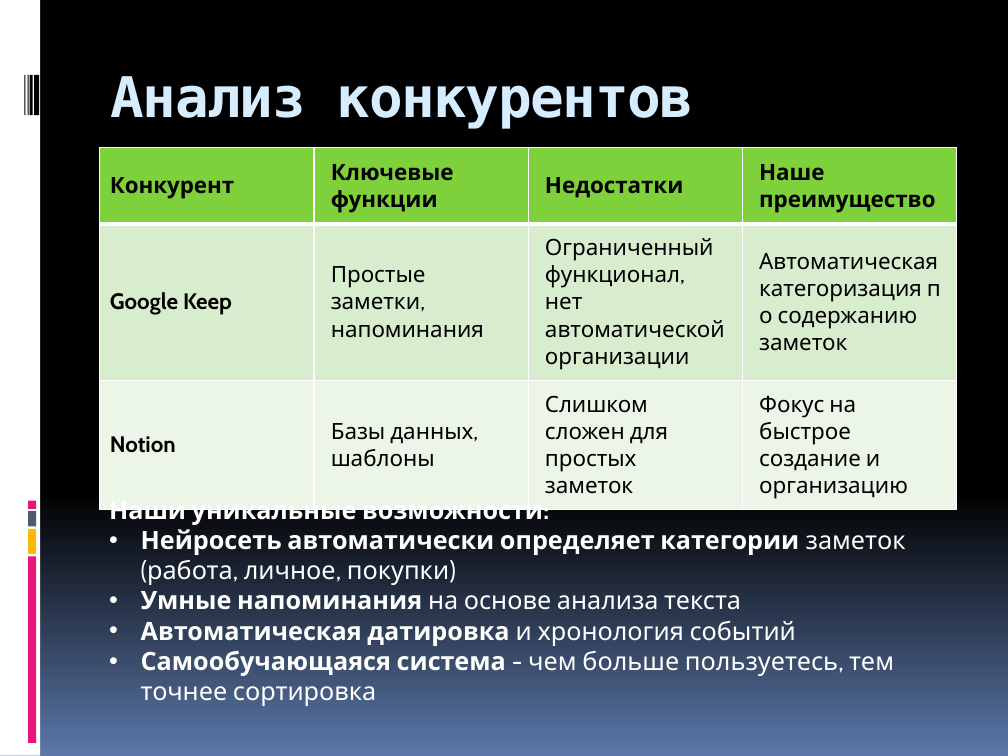
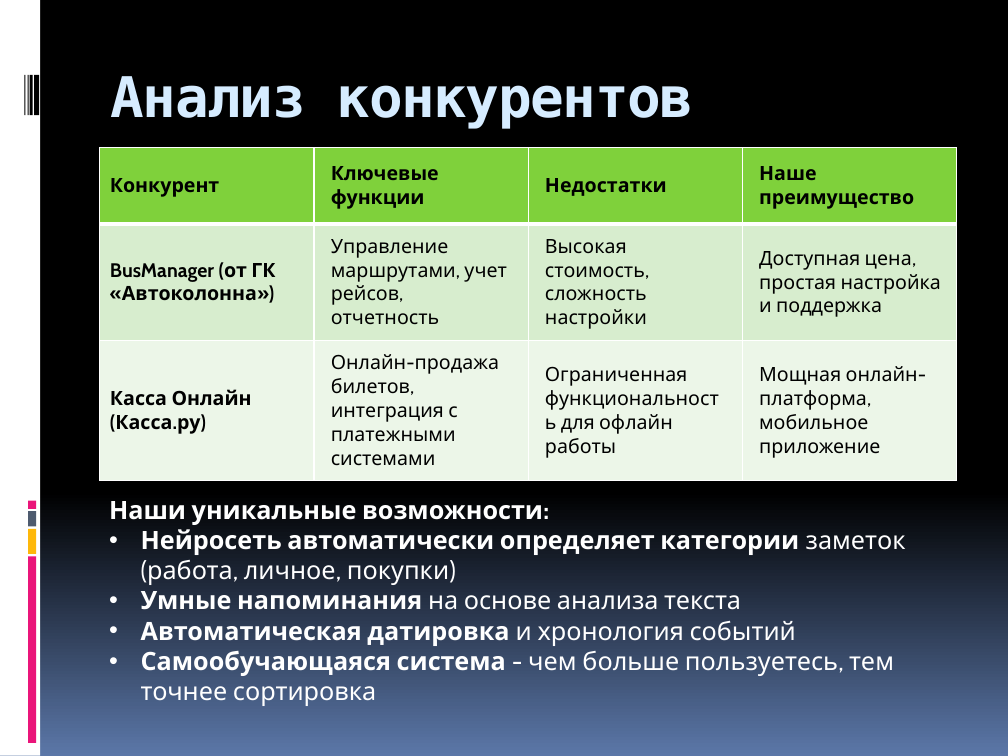
Before and after one commit to LeVVeri/FirstTestRepo, a slide deck: slide 2 of Веретенников.Нечипоренко.Царенко/ПР+5%.pptx. Drawn at 1008x756 pixels with LibreOffice and Linux fonts; fonts in the diff are those of the drawing. Boxes give left, top, right and bottom in pixels: in the first picture for what was removed or moved away, otherwise in the second. Text is boxed around its words. In the diff, an @@ line names an element or a change of style, - is before the commit and + after.

```diff
--- a/Веретенников.Нечипоренко.Царенко/ПР+5%.pptx
+++ b/Веретенников.Нечипоренко.Царенко/ПР+5%.pptx
@@ table at [100,148,955,470] @@
-row 2: Google Keep | Простые заметки, напоминания | Ограниченный функционал, нет автоматической организации | Автоматическая категоризация по содержанию заметок
+row 2: BusManager (от ГК «Автоколонна») | Управление маршрутами, учет рейсов, отчетность | Высокая стоимость, сложность настройки | Доступная цена, простая настройка и поддержка
-row 3: Notion | Базы данных, шаблоны | Слишком сложен для простых заметок | Фокус на быстрое создание и организацию
+row 3: Касса Онлайн (Касса.ру) | Онлайн-продажа билетов, интеграция с платежными системами | Ограниченная функциональность для офлайн работы | Мощная онлайн-платформа, мобильное приложение
@@ size 16 to 14 pt in "Конкурент", "Ключевые функции", "Недостатки", "Наше преимущество" @@
```
Also in this commit, not shown: 2 other slides changed, 1 slide added, 1 slide removed, 12 other files.
